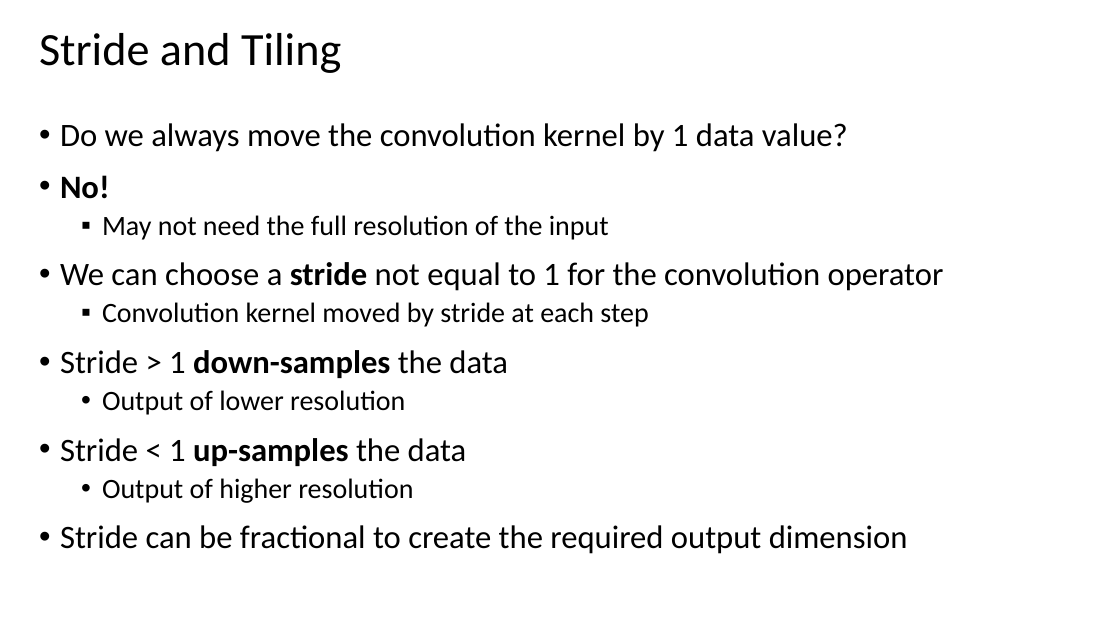
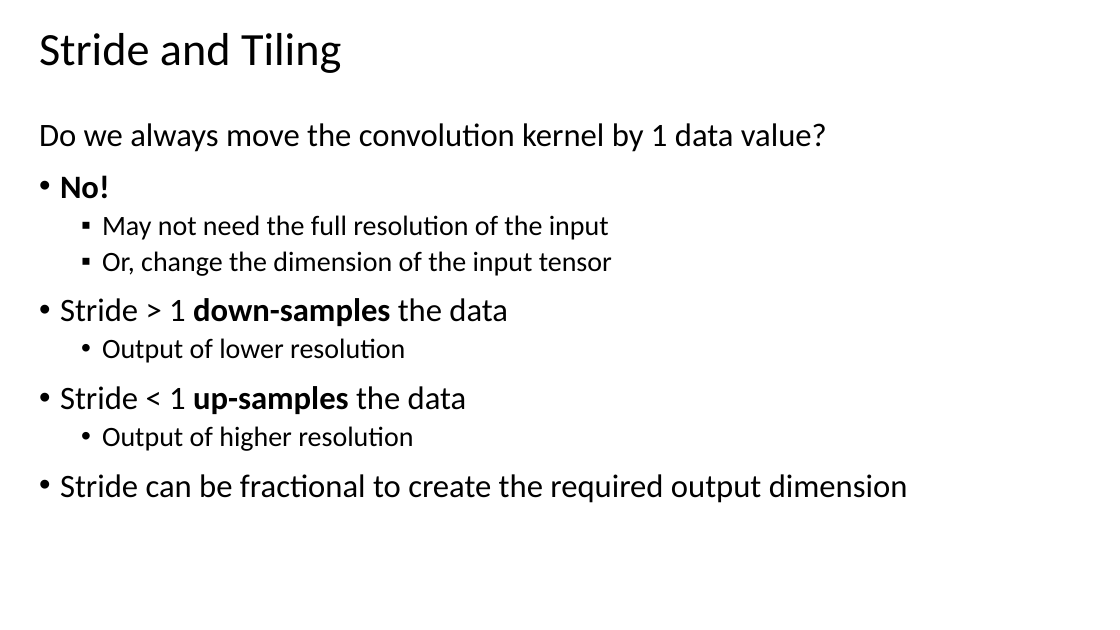
Before and after one commit to StephenElston/CSCI-E25, a slide deck: slide 18 of Slides/2_ConvolutionFilterig.pptx. Drawn at 1120x630 pixels with LibreOffice and Linux fonts; fonts in the diff are those of the drawing. Boxes give left, top, right and bottom in pixels: in the first picture for what was removed or moved away, otherwise in the second. Text is boxed around its words. In the diff, an @@ line names an element or a change of style, - is before the commit and + after.

```diff
--- a/Slides/2_ConvolutionFilterig.pptx
+++ b/Slides/2_ConvolutionFilterig.pptx
@@ text at box(39, 123, 827, 152): bullet • to none @@
@@ text at box(102, 251, 612, 276): text changed; size 28 to 24 pt @@
-• We can choose a stride not equal to 1 for the convolution operator
-  ▪ Convolution kernel moved by stride at each step
+  ▪ Or, change the dimension of the input tensor
```
Also in this commit, not shown: 9 other slides changed.
